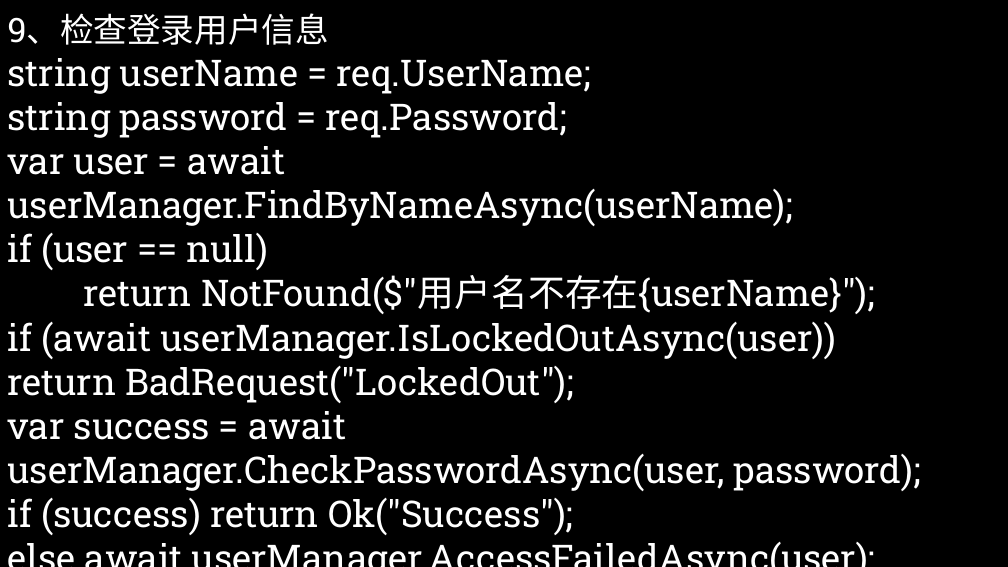
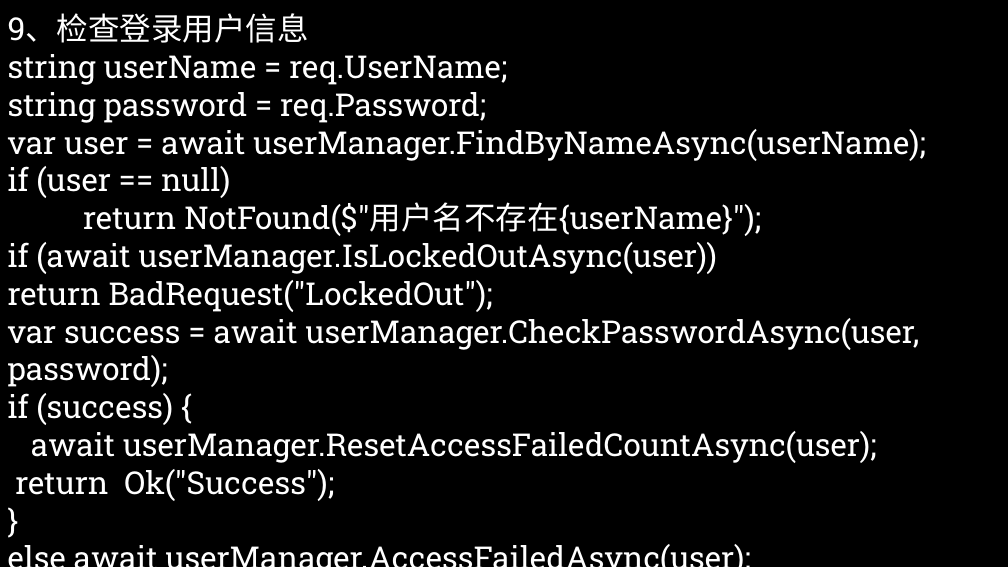
Before and after one commit to yangzhongke/NETBookMaterials, a slide deck: slide 3 of PPT课件/Part5-2：ASP.NET Core Identity框架入门2.pptx. Drawn at 1008x567 pixels with LibreOffice and Linux fonts; fonts in the diff are those of the drawing; background and template pictures are left out. Boxes give left, top, right and bottom in pixels: in the first picture for what was removed or moved away, otherwise in the second. Text is boxed around its words. In the diff, an @@ line names an element or a change of style, - is before the commit and + after.

Commit message:
update ppt

```diff
--- a/PPT课件/Part5-2：ASP.NET Core Identity框架入门2.pptx
+++ b/PPT课件/Part5-2：ASP.NET Core Identity框架入门2.pptx
@@ text at [8,13,926,387]: size 32 to 30 pt in "9、检查登录用户信息"; size 35 to 30 pt in "string userName = req.UserName;", "string password = req.Password;", "var user = await userManager.FindByNameAsync(userName);", "if (user == null)" and 5 more places @@
@@ text at [8,393,877,501]: text changed; size 35 to 30 pt @@
-if (success) return Ok("Success");
+if (success) {
+await userManager.ResetAccessFailedCountAsync(user);
+return Ok("Success");
+}
```
Also in this commit, not shown: 23 other files.
